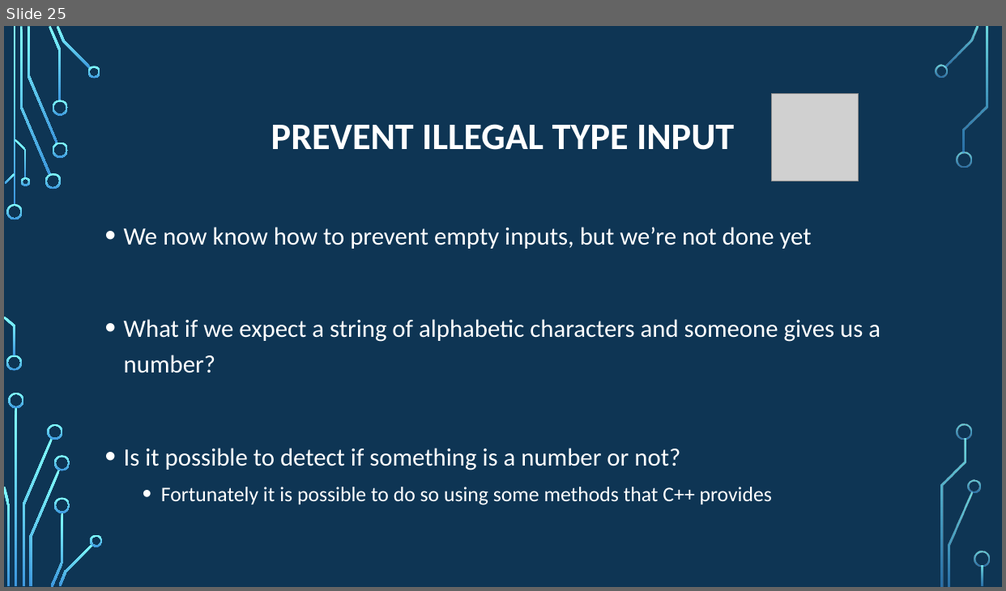
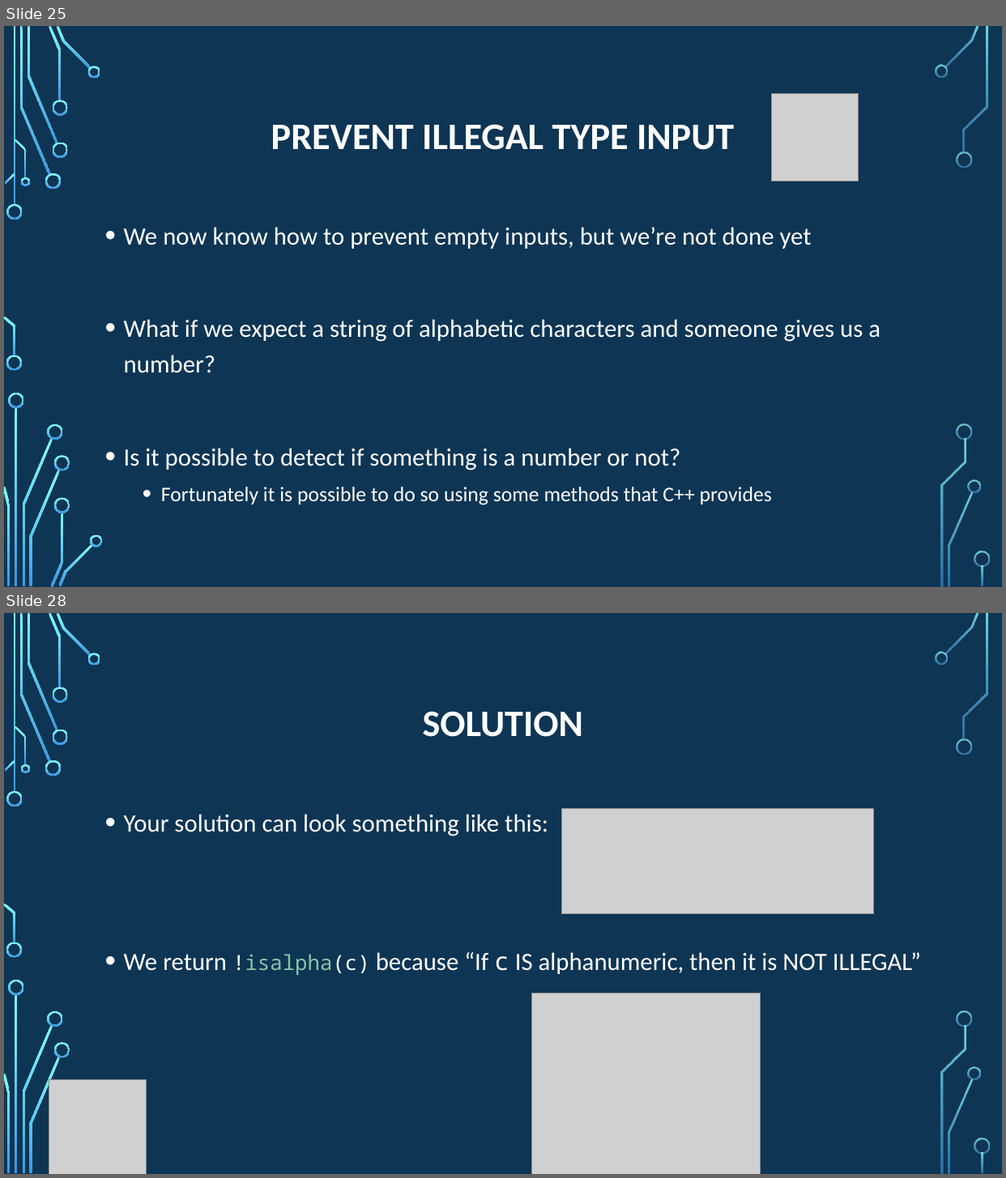
Before and after one commit to psypdt/ZIS_C-_Summer_Course_2019, a slide deck: Day_4/Day_4.pptx. Shown one above the other, each under a label of ours: slide 25 before the commit, slides 25 and 28 after it; the slides between them are not shown. The pictures are 1006x591 and 1006x1178 pixels, drawn with LibreOffice and Linux fonts; fonts in the diff are those of the drawing; grey boxes stand for pictures; background and template pictures are left out. Boxes give left, top, right and bottom in pixels: in the first picture for what was removed or moved away, otherwise in the second. Text is boxed around its words. In the diff, an @@ line names an element or a change of style, - is before the commit and + after.

```diff
--- a/Day_4/Day_4.pptx
+++ b/Day_4/Day_4.pptx
@@ slide 28 added at <box>4,613,1002,1174</box>, background picture (left out); not listed: 32 template elements that a slide beside it also shows @@
@@ title added at <box>423,711,583,737</box>, 36 pt, text #FFFFFF, bold @@
+SOLUTION
@@ text added at <box>124,814,921,975</box>, 24 pt, text #FFFFFF @@
+• Your solution can look something like this:
+• We return !isalpha(c) because “If c IS alphanumeric, then it is NOT ILLEGAL”
@@ picture added at <box>562,808,873,914</box> @@
@@ picture added at <box>533,994,760,1174</box> @@
@@ picture added at <box>49,1080,147,1174</box> @@
```
Also in this commit, not shown: 2 slides changed, 2 other slides added, 1 other file.
